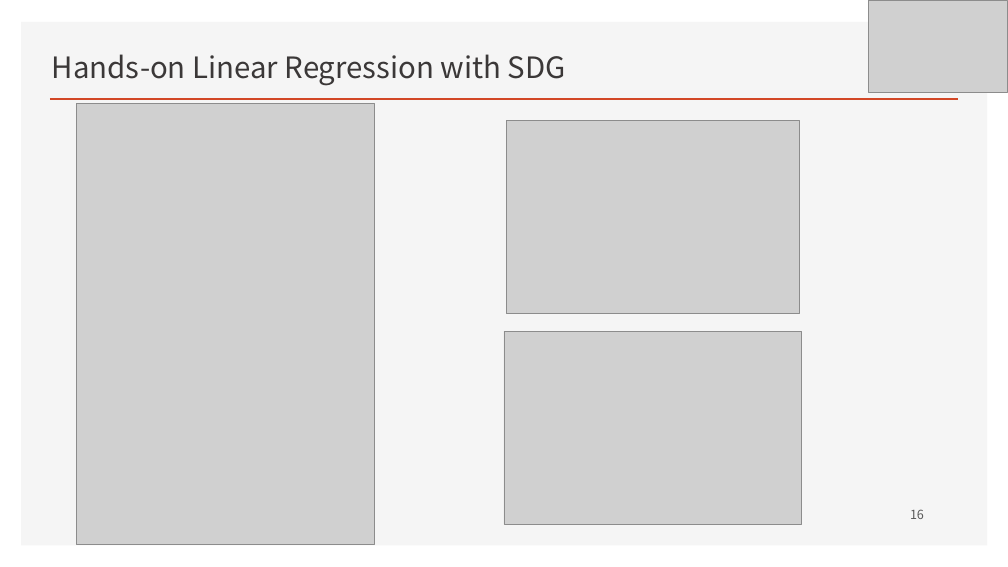
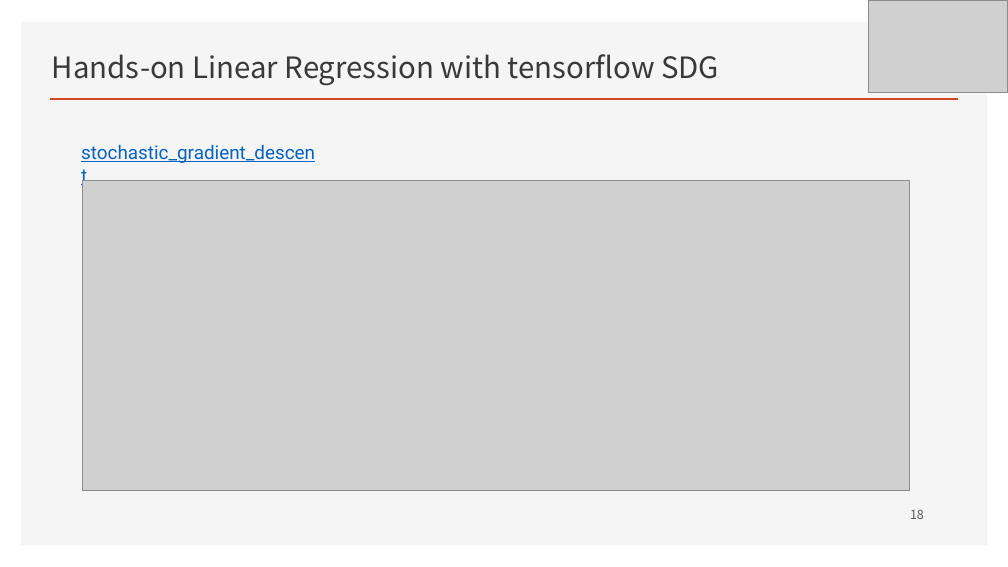
Before and after one commit to ancestor9/mathematics-for-machine-learning, a slide deck: slide 18 of Linear_Algebra/w4_Perceptron_Regression.pptx (slide 16 before the commit). Drawn at 1008x567 pixels with LibreOffice and Linux fonts; fonts in the diff are those of the drawing; grey boxes stand for pictures; background and template pictures are left out. Boxes give left, top, right and bottom in pixels: in the first picture for what was removed or moved away, otherwise in the second. Text is boxed around its words. In the diff, an @@ line names an element or a change of style, - is before the commit and + after.

```diff
--- a/Linear_Algebra/w4_Perceptron_Regression.pptx
+++ b/Linear_Algebra/w4_Perceptron_Regression.pptx
@@ text at box(52, 54, 719, 86): text changed @@
-Hands-on Linear Regression with SDG
+Hands-on Linear Regression with tensorflow SDG
@@ picture removed at box(76, 104, 374, 544) @@
@@ text added at box(81, 144, 315, 163), 18 pt, text #0563C1, underline @@
+stochastic_gradient_descent
@@ picture removed at box(507, 120, 800, 314) @@
@@ picture added at box(82, 181, 910, 491) @@
@@ picture removed at box(504, 331, 802, 525) @@
@@ page number at box(910, 509, 924, 519): text changed @@
-16
+18
```
Also in this commit, not shown: 2 other slides changed, 2 slides added.
